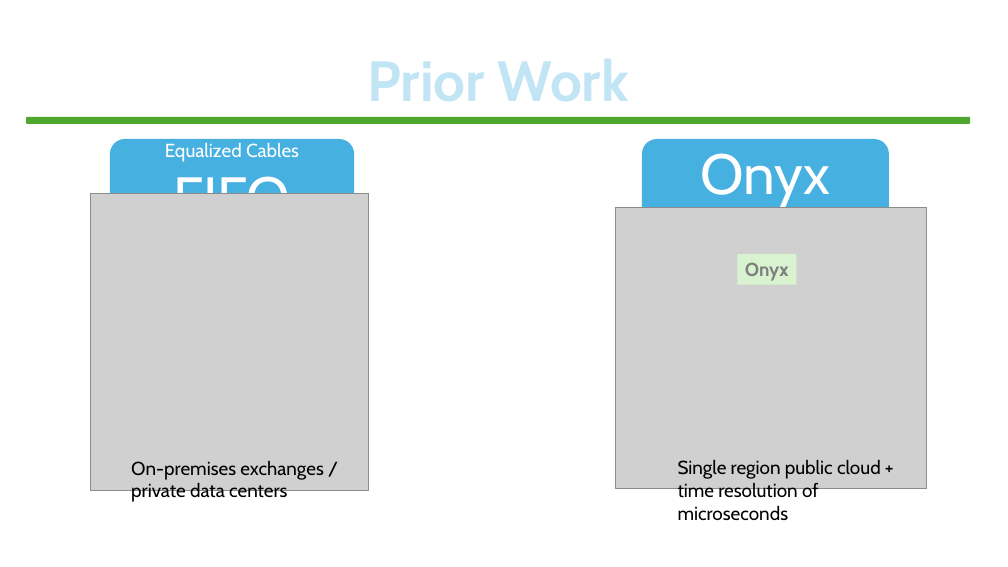
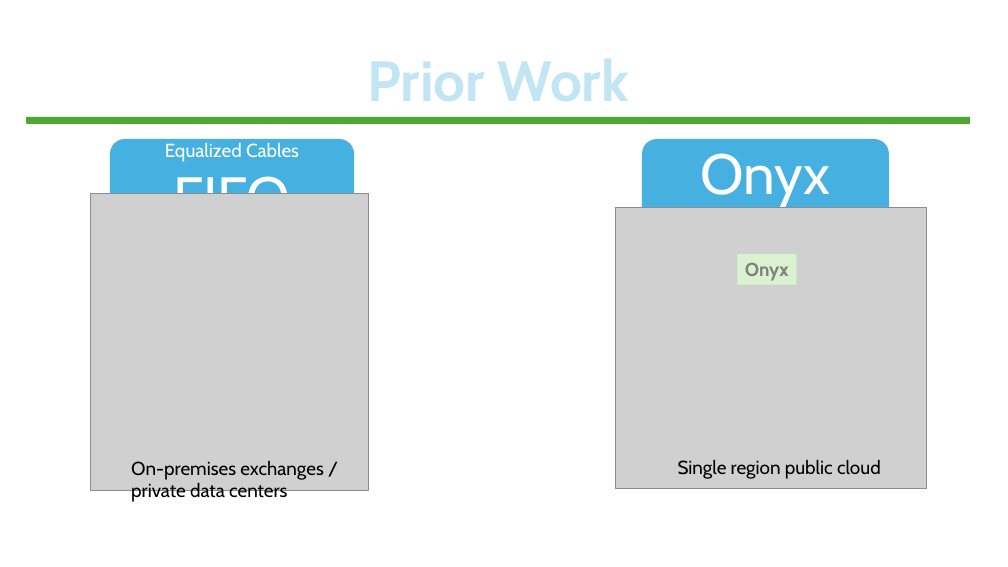
Before and after one commit to HaseebLUMS/Onyx-Presentation, a slide deck: slide 15 of tommy_hotnets_v2.pptx. Drawn at 1008x567 pixels with LibreOffice and Linux fonts; fonts in the diff are those of the drawing; grey boxes stand for pictures. Boxes give left, top, right and bottom in pixels: in the first picture for what was removed or moved away, otherwise in the second. Text is boxed around its words. In the diff, an @@ line names an element or a change of style, - is before the commit and + after.

Commit message:
updated

```diff
--- a/tommy_hotnets_v2.pptx
+++ b/tommy_hotnets_v2.pptx
@@ text at (678,460,881,479): text changed @@
-Single region public cloud +
-time resolution of microseconds
+Single region public cloud
```
Also in this commit, not shown: 5 other slides changed.
